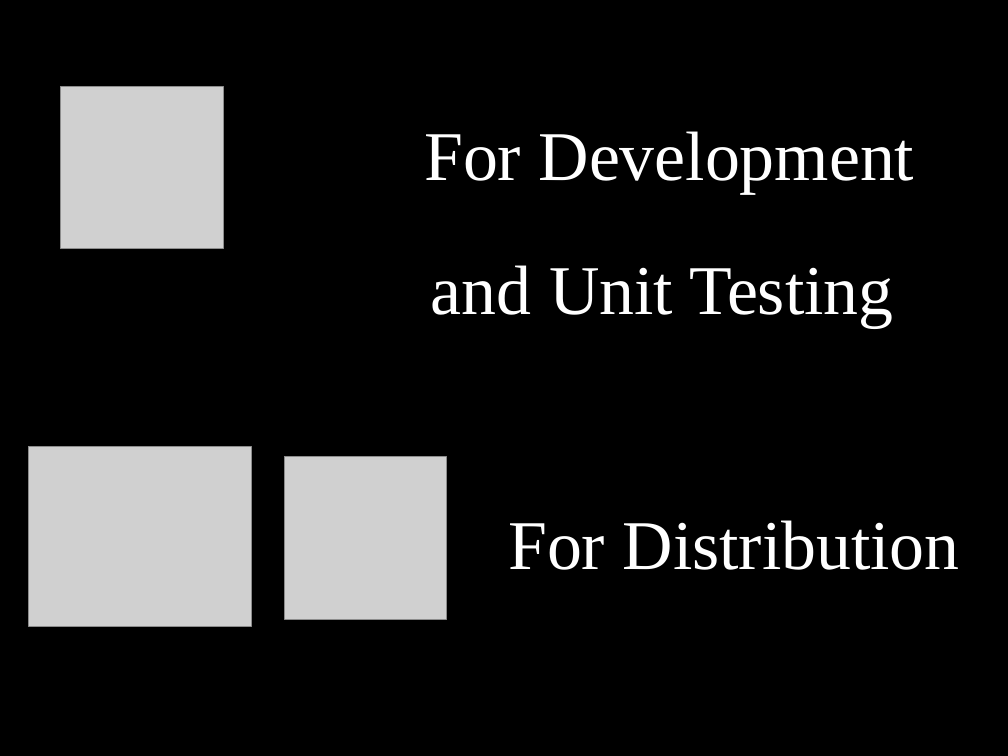
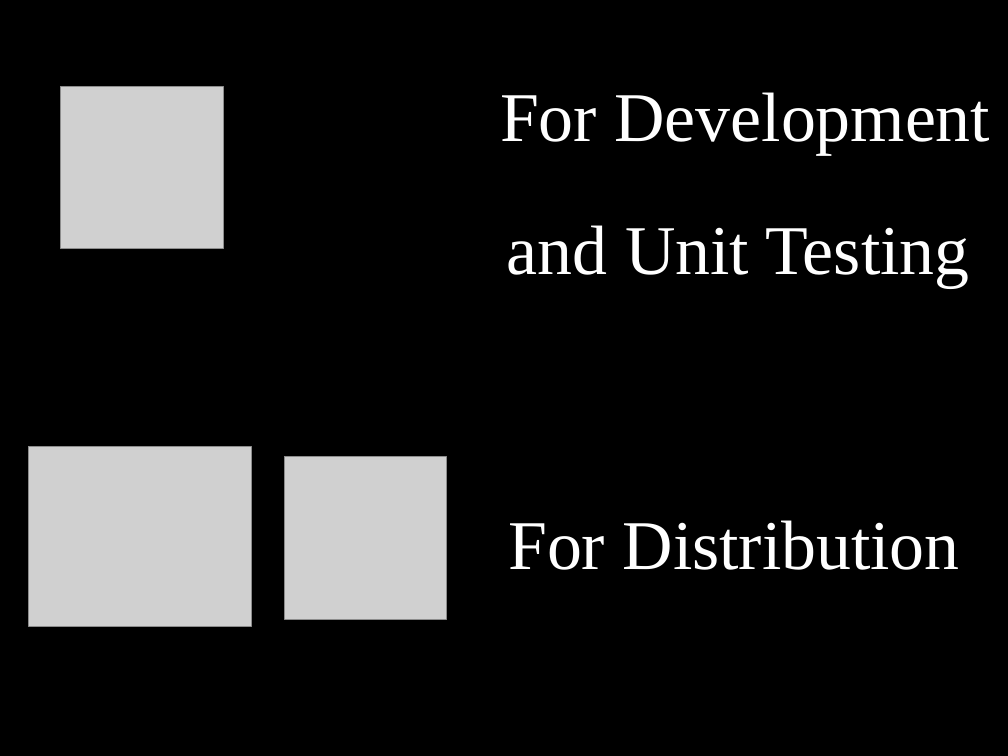
Before and after one commit to dodikk/StaticLib-Slides, a slide deck: slide 71 of Libraries-GoingNative.odp (slide 66 before the commit). Drawn at 1008x756 pixels with LibreOffice and Linux fonts; fonts in the diff are those of the drawing; grey boxes stand for pictures. Boxes give left, top, right and bottom in pixels: in the first picture for what was removed or moved away, otherwise in the second. Text is boxed around its words. In the diff, an @@ line names an element or a change of style, - is before the commit and + after.

Commit message:
Added unit testing related slides

```diff
--- a/Libraries-GoingNative.odp
+++ b/Libraries-GoingNative.odp
@@ title "For Development" moved from (x1=424, y1=131, x2=915, y2=194) to (x1=500, y1=92, x2=990, y2=154) @@
@@ title "and Unit Testing" moved from (x1=431, y1=265, x2=893, y2=327) to (x1=507, y1=225, x2=969, y2=288) @@
```
Also in this commit, not shown: 2 other slides changed, 5 slides added, 2 other files.
